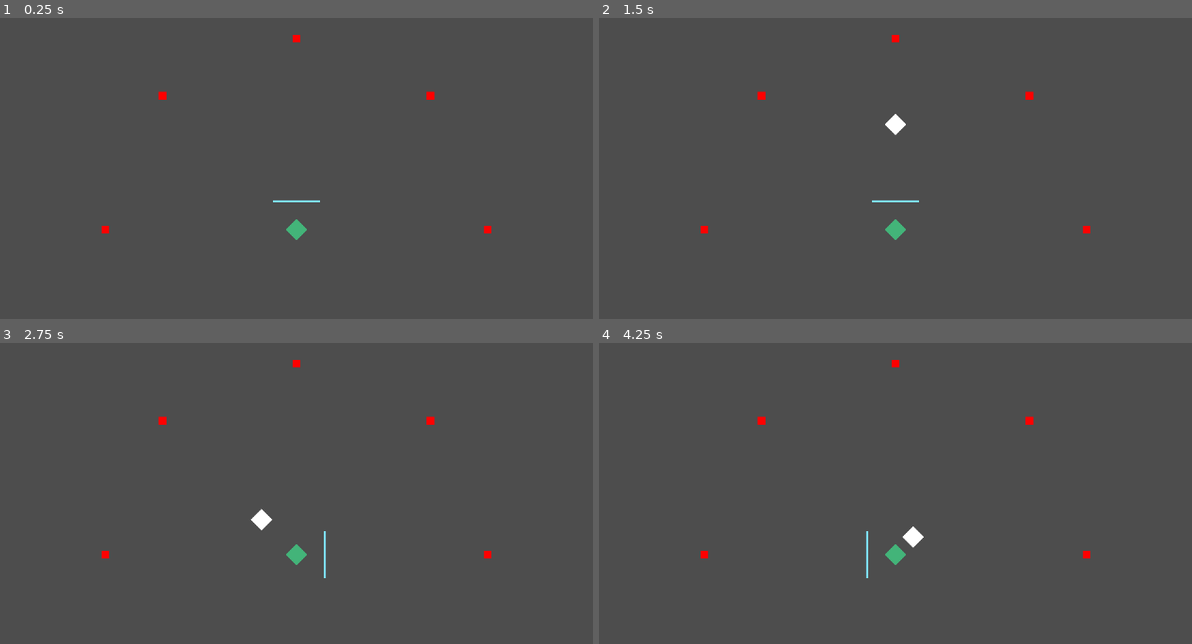
Above: before the commit, frames 1-4 (two rows, left to right).
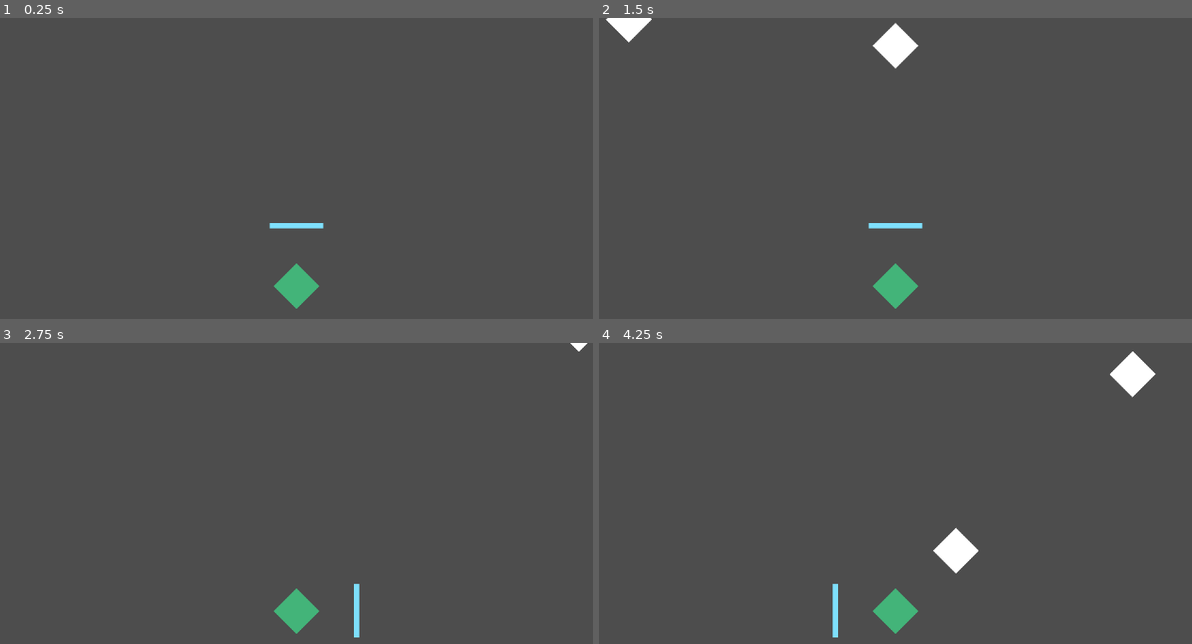
Above: after the commit, the same moments.

Repository: BluePolar282/Jame-Gam-58-2
Game: Godot game, scene res://Jame-Gam-58/Utilities/scenes/main_scene.tscn
Two runs of this game, one before a commit and one after it. Both use one fixed random seed, a clock stepped at 60 frames per second and the inputs below.
Inputs:
- Up to frame 1 (0.25 s): no input
- Up to frame 2 (1.5 s): tap Enter at 0.5 s; hold D (right) 0.53-1.28 s; tap Space at 1.25 s; hold W (down, bound only before the commit) from 1.28 s (still down)
- Up to frame 3 (2.75 s): release W (down, bound only before the commit) at 2.03 s; hold D (right) from 2.03 s (still down)
- Up to frame 4 (4.25 s): release D (right) at 2.78 s; hold S (up, bound only before the commit) 2.78-3.53 s; hold A (left) from 3.53 s (still down)

The runs differ from the first frame. In frame 1, 1.1% of the frame differs, in the area x 17-83%, y 5-97%; in frame 2, 2.1%; in frame 3, 1.3%; in frame 4, 2.5%, in the area x 17-94%, y 2-98%.

Commit message:
improved bullets
greatly improved bullet spawning

Diff:
--- a/Jame-Gam-58/Objects/scenes/shield.tscn
+++ b/Jame-Gam-58/Objects/scenes/shield.tscn
@@ -3,18 +3,18 @@
 [ext_resource type="Script" path="res://Jame-Gam-58/Objects/scripts/shield.gd" id="1_hbwpv"]
 
 [sub_resource type="RectangleShape2D" id="RectangleShape2D_bi7ki"]
-size = Vector2(122, 6)
+size = Vector2(66, 6)
 
 [sub_resource type="RectangleShape2D" id="RectangleShape2D_5megp"]
-size = Vector2(120.5, 6)
+size = Vector2(66, 6)
 
 [node name="shield" type="CharacterBody2D"]
 script = ExtResource("1_hbwpv")
 
 [node name="ColorRect" type="ColorRect" parent="."]
-offset_left = -61.0
+offset_left = -33.0
 offset_top = -77.0
-offset_right = 61.0
+offset_right = 33.0
 offset_bottom = -71.0
 color = Color(0.493762, 0.876565, 0.988914, 1)
 
--- a/Jame-Gam-58/Objects/scripts/bullet.gd
+++ b/Jame-Gam-58/Objects/scripts/bullet.gd
@@ -1,6 +1,12 @@
 extends CharacterBody2D
 
-var SPEED = 300
+var SPEED = randf_range(250, 450)
+
+func _ready():
+	if randf() < 0.01:
+		SPEED = 100
+	else:
+		SPEED = randf_range(250, 450)
 
 func _physics_process(delta: float) -> void:
 	var direction = Vector2.ZERO
--- a/Jame-Gam-58/Objects/scripts/shield.gd
+++ b/Jame-Gam-58/Objects/scripts/shield.gd
@@ -2,28 +2,56 @@
 
 var cooldown = false
 
+var direction = ""
+
+
 func _physics_process(delta: float) -> void:
 	rotate_shield()
+	detect_input()
 
 func rotate_shield():
-	if Input.is_action_pressed("down") and not cooldown:
+
+	if direction == "left" and not cooldown:
+		rotation_degrees = -90
+		start_cooldown()
+
+	if direction == "top left" and not cooldown:
+		rotation_degrees = -45
+		start_cooldown()
+
+	if direction == "top" and not cooldown:
 		rotation_degrees = 0
 		start_cooldown()
-	elif Input.is_action_pressed("up") and not cooldown:
-		rotation_degrees = 180
+
+	if direction == "top right" and not cooldown:
+		rotation_degrees = 45
 		start_cooldown()
-	elif Input.is_action_pressed("left") and not cooldown:
-		rotation_degrees = -90
-		start_cooldown()
-	elif Input.is_action_pressed("right") and not cooldown:
+
+	if direction == "right" and not cooldown:
 		rotation_degrees = 90
 		start_cooldown()
 
 func start_cooldown():
 	cooldown = true
-	await get_tree().create_timer(0.15).timeout
+	await get_tree().create_timer(0.1).timeout
 	cooldown = false
 
 func _on_area_2d_body_entered(body: Node2D) -> void:
 	if body.is_in_group("Bullet"):
 		body.queue_free()
+
+func detect_input():
+	if Input.is_action_pressed("left"):
+		direction = "left"
+
+	if Input.is_action_pressed("top left"):
+		direction = "top left"
+
+	if Input.is_action_pressed("up"):
+		direction = "top"
+
+	if Input.is_action_pressed("top right"):
+		direction = "top right"
+
+	if Input.is_action_pressed("right"):
+		direction = "right"
--- a/Jame-Gam-58/Utilities/scenes/main_scene.tscn
+++ b/Jame-Gam-58/Utilities/scenes/main_scene.tscn
@@ -7,7 +7,8 @@
 [node name="main scene" type="Node2D"]
 
 [node name="Camera2D" type="Camera2D" parent="."]
-zoom = Vector2(0.585, 0.585)
+position = Vector2(0, -69.34)
+zoom = Vector2(1.245, 1.245)
 
 [node name="spawner-container2" type="Control" parent="."]
 layout_mode = 3
--- a/Jame-Gam-58/Utilities/scripts/bullet_spawner.gd
+++ b/Jame-Gam-58/Utilities/scripts/bullet_spawner.gd
@@ -4,12 +4,10 @@
 var bullet = preload("res://Jame-Gam-58/Objects/scenes/bullet.tscn")
 
 var delay := false
-var current_dir = Globals.current_dir
-
 
 func _on_timer_timeout() -> void:
 	set_bullet_spawner()
-	$Timer.wait_time = randf_range(0.25, 1.5)
+	$Timer.wait_time = randf_range(0.25, 0.5)
 	$Timer.start()
 
 func spawn_bullet():
@@ -35,32 +33,32 @@
 	#---------------------------------------------------
 	delay = true
 	await get_tree().create_timer(0.5).timeout
-	current_dir = "."
+	Globals.current_dir = "."
 	delay = false
 
 func set_bullet_spawner():
-	if current_dir != ".":
+	if Globals.current_dir != ".":
 		return
 
 	var random = randi_range(1, 5)
 
 	if random == 1:
 		if is_in_group("Left Spawner"):
-			current_dir = "left"
+			Globals.current_dir = "left"
 			spawn_bullet()
 	if random == 2:
 		if is_in_group("Top Left Spawner"):
-			current_dir = "top left"
+			Globals.current_dir = "top left"
 			spawn_bullet()
 	if random == 3:
 		if is_in_group("Top Spawner"):
-			current_dir = "top"
+			Globals.current_dir = "top"
 			spawn_bullet()
 	if random == 4:
 		if is_in_group("Top Right Spawner"):
-			current_dir = "top right"
+			Globals.current_dir = "top right"
 			spawn_bullet()
 	if random == 5:
 		if is_in_group("Right Spawner"):
-			current_dir = "right"
+			Globals.current_dir = "right"
 			spawn_bullet()
--- a/project.godot
+++ b/project.godot
@@ -35,18 +35,6 @@
 
 [input]
 
-up={
-"deadzone": 0.5,
-"events": [Object(InputEventKey,"resource_local_to_scene":false,"resource_name":"","device":-1,"window_id":0,"alt_pressed":false,"shift_pressed":false,"ctrl_pressed":false,"meta_pressed":false,"pressed":false,"keycode":0,"physical_keycode":83,"key_label":0,"unicode":115,"location":0,"echo":false,"script":null)
-, Object(InputEventKey,"resource_local_to_scene":false,"resource_name":"","device":-1,"window_id":0,"alt_pressed":false,"shift_pressed":false,"ctrl_pressed":false,"meta_pressed":false,"pressed":false,"keycode":0,"physical_keycode":4194322,"key_label":0,"unicode":0,"location":0,"echo":false,"script":null)
-]
-}
-down={
-"deadzone": 0.5,
-"events": [Object(InputEventKey,"resource_local_to_scene":false,"resource_name":"","device":-1,"window_id":0,"alt_pressed":false,"shift_pressed":false,"ctrl_pressed":false,"meta_pressed":false,"pressed":false,"keycode":0,"physical_keycode":87,"key_label":0,"unicode":119,"location":0,"echo":false,"script":null)
-, Object(InputEventKey,"resource_local_to_scene":false,"resource_name":"","device":-1,"window_id":0,"alt_pressed":false,"shift_pressed":false,"ctrl_pressed":false,"meta_pressed":false,"pressed":false,"keycode":0,"physical_keycode":4194320,"key_label":0,"unicode":0,"location":0,"echo":false,"script":null)
-]
-}
 left={
 "deadzone": 0.5,
 "events": [Object(InputEventKey,"resource_local_to_scene":false,"resource_name":"","device":-1,"window_id":0,"alt_press …(191 unchanged characters)…
@@ -64,3 +52,19 @@
 "events": [Object(InputEventMouseButton,"resource_local_to_scene":false,"resource_name":"","device":-1,"window_id":0,"a …(253 unchanged characters)…
 ]
 }
+"top left"={
+"deadzone": 0.5,
+"events": [Object(InputEventKey,"resource_local_to_scene":false,"resource_name":"","device":-1,"window_id":0,"alt_pressed":false,"shift_pressed":false,"ctrl_pressed":false,"meta_pressed":false,"pressed":false,"keycode":0,"physical_keycode":81,"key_label":0,"unicode":113,"location":0,"echo":false,"script":null)
+]
+}
+"top right"={
+"deadzone": 0.5,
+"events": [Object(InputEventKey,"resource_local_to_scene":false,"resource_name":"","device":-1,"window_id":0,"alt_pressed":false,"shift_pressed":false,"ctrl_pressed":false,"meta_pressed":false,"pressed":false,"keycode":0,"physical_keycode":69,"key_label":0,"unicode":101,"location":0,"echo":false,"script":null)
+]
+}
+up={
+"deadzone": 0.5,
+"events": [Object(InputEventKey,"resource_local_to_scene":false,"resource_name":"","device":-1,"window_id":0,"alt_pressed":false,"shift_pressed":false,"ctrl_pressed":false,"meta_pressed":false,"pressed":false,"keycode":0,"physical_keycode":87,"key_label":0,"unicode":119,"location":0,"echo":false,"script":null)
+, Object(InputEventKey,"resource_local_to_scene":false,"resource_name":"","device":-1,"window_id":0,"alt_pressed":false,"shift_pressed":false,"ctrl_pressed":false,"meta_pressed":false,"pressed":false,"keycode":0,"physical_keycode":4194320,"key_label":0,"unicode":0,"location":0,"echo":false,"script":null)
+]
+}
